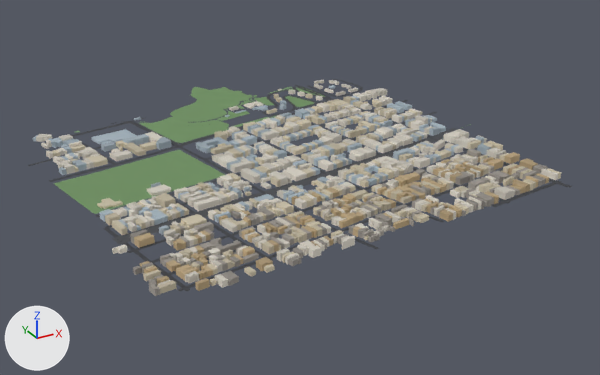
The glTF model public/tiles/tile_10_9.glb as it was, and as the next commit left it.
Rendered twice from a 50 mm lens placed at (516.0, -88.0, 636.0), pointed at (1271.0, 1284.0, -50.0). The lights are fixed; the arrows at lower left show +X, +Y and +Z. The picture after the commit comes second. Where no turn or scale is listed for an object, it has been applied to the vertices.

The scene before the commit, as lines of its bpy script (objects in view):
```python
me_bld_10_9 = bpy.data.meshes.new('bld_10_9')
me_bld_10_9.from_pydata(...)  # 16999 vertices, 23600 faces; spans x -415.0..415.0, y -405.0..405.0, z -18.0..18.0
me_bld_10_9.materials.append(mat_cityvc)
me_grn_10_9 = bpy.data.meshes.new('grn_10_9')
me_grn_10_9.from_pydata(...)  # 2209 vertices, 3885 faces; spans x -436.0..436.0, y -295.0..295.0, z -12.0..12.0
me_grn_10_9.materials.append(mat_cityvc)
me_road_10_9 = bpy.data.meshes.new('road_10_9')
me_road_10_9.from_pydata(...)  # 2716 vertices, 2500 faces; spans x -441.0..441.0, y -417.0..417.0, z -12.0..12.0
me_road_10_9.materials.append(mat_cityvc)
ob_bld_10_9 = bpy.data.objects.new('bld_10_9', me_bld_10_9)
ob_bld_10_9.location = (1232.0, 1291.0, 22.0)
ob_grn_10_9 = bpy.data.objects.new('grn_10_9', me_grn_10_9)
ob_grn_10_9.location = (1241.0, 1525.0, 18.0)
ob_road_10_9 = bpy.data.objects.new('road_10_9', me_road_10_9)
ob_road_10_9.location = (1225.0, 1281.0, 17.0)
```
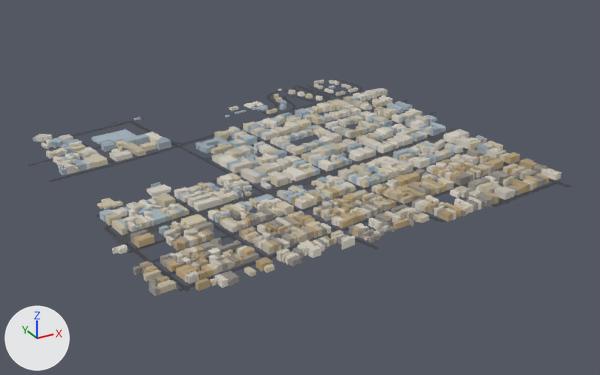
Where the change shows, as pixel boxes [x1, y1, x2, y2] in the pictures (600 x 375 px):
'grn_10_9', deleted (green): before [54, 87, 471, 214]

The change, as a list of edits to the scene's bpy script:
```text
Remove ob_grn_10_9:
    ob_grn_10_9 = bpy.data.objects.new('grn_10_9', me_grn_10_9)
    ob_grn_10_9.location = (1241.0, 1525.0, 18.0)
```
